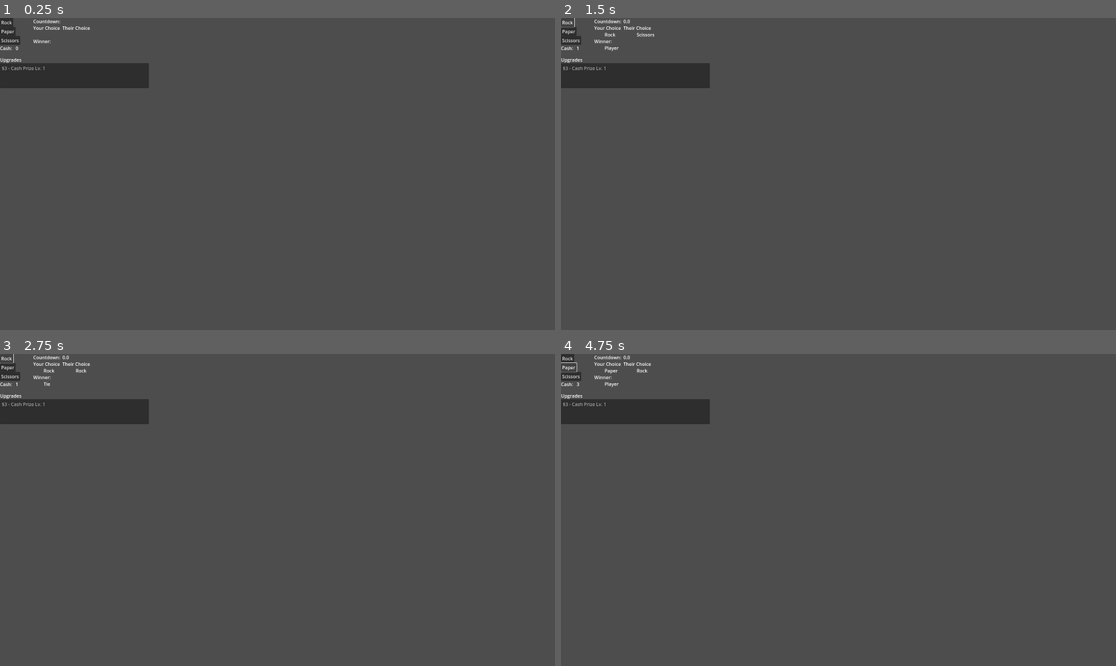
Above: before the commit, frames 1-4 (two rows, left to right).
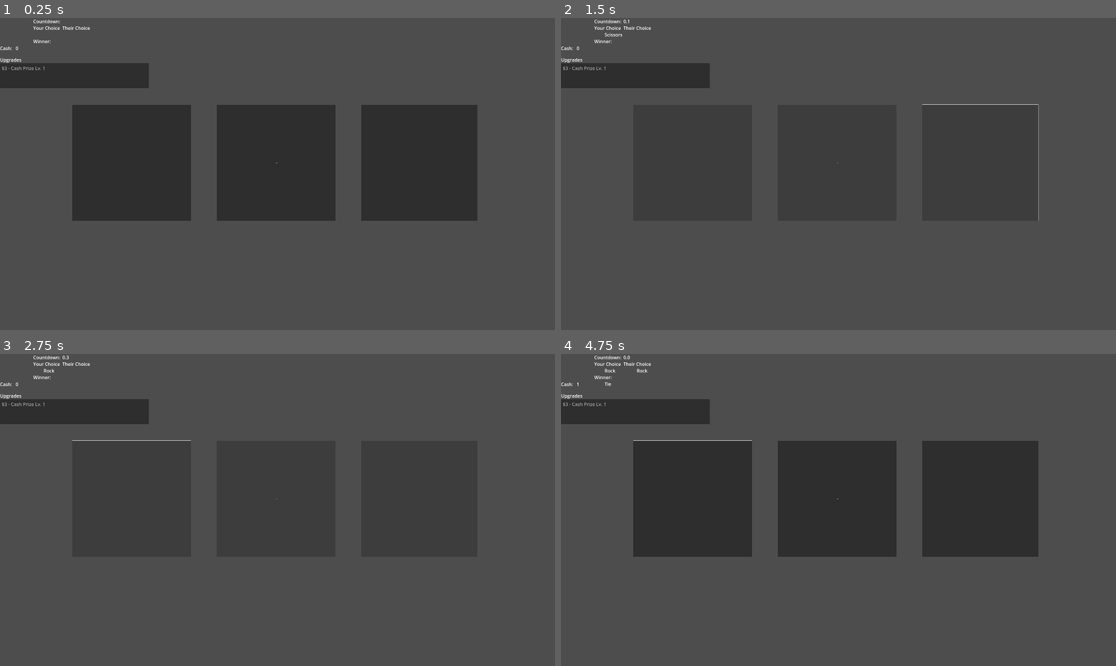
Above: after the commit, the same moments.

Repository: wfay42/corruption-clicker
Game: Godot game, scene res://rock_paper_scissors.tscn
The game is run twice, just before and just after one commit, with the same random seed, the same clock (stepped at 60 frames per second) and the same inputs.
Inputs (mouse positions are in pixels of both pictures, inside the frame that each line leads up to; where the layout moved, square brackets give the same spot in the first picture):
- Up to frame 1 (0.25 s): no input
- Up to frame 2 (1.5 s): click (982, 161) [572, 39] at 0.5 s; click (566, 21) at 1.25 s, where only the run before the commit has a clickable "Rock"
- Up to frame 3 (2.75 s): click (133, 497) [5, 357] at 2 s
- Up to frame 4 (4.75 s): click (566, 366) at 2.75 s, where only the run before the commit has a clickable "Paper"; click (694, 497) [566, 357] at 3.5 s; click (566, 366) at 4.25 s, where only the run before the commit has a clickable "Paper"

The runs differ from the first frame. In frame 1, 24% of the frame differs, in the area x 0-86%, y 0-66%; in frame 2, 0.3%; in frame 3, 0.3%; in frame 4, 24%.

Commit message:
Added images to Rock, Paper, Scissors buttons and rearranged their layout

Diff:
--- a/gameplay/_rps_controller.gd
+++ b/gameplay/_rps_controller.gd
@@ -29,7 +29,7 @@
 var __upgradeList: ItemList
 
 func _ready() -> void:
-	self.__timer_duration = 0.1
+	self.__timer_duration = 1.0
 	self.__cashManager = CashManager.new()
 
 	self.__timer = Timer.new()
--- a/rock_paper_scissors.tscn
+++ b/rock_paper_scissors.tscn
@@ -1,34 +1,52 @@
-[gd_scene load_steps=7 format=3 uid="uid://dc0jrijurxsj2"]
+[gd_scene load_steps=12 format=3 uid="uid://dc0jrijurxsj2"]
 
 [ext_resource type="Script" uid="uid://dkf6hnkyj0xis" path="res://gameplay/rps_button.gd" id="1_kjh7p"]
 [ext_resource type="Script" uid="uid://dgl6jk3gey5ra" path="res://gameplay/_rps_controller.gd" id="1_quvve"]
 [ext_resource type="Script" uid="uid://c7plne52hia5d" path="res://gameplay/rps_label.gd" id="2_ihdnx"]
+[ext_resource type="Texture2D" uid="uid://brpnu7auiwxcq" path="res://img/game-rock.png" id="2_t1d04"]
+[ext_resource type="Texture2D" uid="uid://hksv2hhx5p08" path="res://img/game-scissors.png" id="4_a03ol"]
 [ext_resource type="Script" uid="uid://yd86tbu2eh2a" path="res://gameplay/countdown_label.gd" id="4_oyv7v"]
+[ext_resource type="Texture2D" uid="uid://tnld1vq5lg3j" path="res://img/game-paper.png" id="4_p5eu0"]
 [ext_resource type="Script" uid="uid://dntmseq78bdw4" path="res://gameplay/cash_label.gd" id="4_rancy"]
 [ext_resource type="Script" uid="uid://bklcx3nx60sf5" path="res://gameplay/upgrade_list.gd" id="6_0mn1v"]
+
+[sub_resource type="Theme" id="Theme_a03ol"]
+
+[sub_resource type="StyleBoxFlat" id="StyleBoxFlat_a03ol"]
+bg_color = Color(0.6, 0.6, 0.6, 0)
+border_color = Color(0.8, 0.8, 0.8, 0)
 
 [node name="RockPaperScissors" type="Node2D"]
 script = ExtResource("1_quvve")
 
 [node name="Rock" type="Button" parent="."]
-offset_right = 46.0
-offset_bottom = 31.0
-text = "Rock
-"
+offset_left = 250.0
+offset_top = 300.0
+offset_right = 2300.0
+offset_bottom = 2308.0
+scale = Vector2(0.2, 0.2)
+theme = SubResource("Theme_a03ol")
+theme_override_styles/pressed = SubResource("StyleBoxFlat_a03ol")
+icon = ExtResource("2_t1d04")
 script = ExtResource("1_kjh7p")
 
 [node name="Paper" type="Button" parent="."]
-offset_top = 31.0
-offset_right = 46.0
-offset_bottom = 62.0
+offset_left = 750.0
+offset_top = 300.0
+offset_right = 2808.0
+offset_bottom = 2308.0
+scale = Vector2(0.2, 0.2)
 text = "Paper"
+icon = ExtResource("4_p5eu0")
 script = ExtResource("1_kjh7p")
 
 [node name="Scissors" type="Button" parent="."]
-offset_top = 62.0
-offset_right = 70.0
-offset_bottom = 93.0
-text = "Scissors"
+offset_left = 1250.0
+offset_top = 300.0
+offset_right = 3258.0
+offset_bottom = 2308.0
+scale = Vector2(0.2, 0.2)
+icon = ExtResource("4_a03ol")
 script = ExtResource("1_kjh7p")
 
 [node name="Countdown" type="Label" parent="."]
